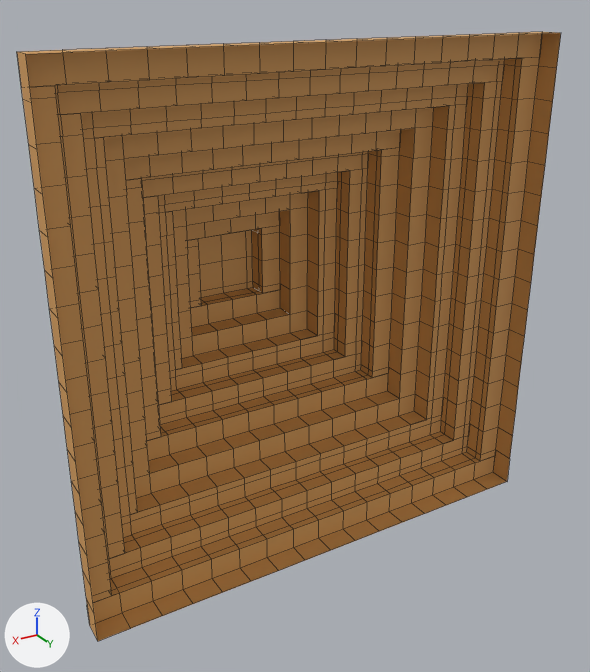
The FBX model forja-rapida/arte/fbx/Deco_Zona2.fbx as it was, and as the next commit left it.
Both versions are drawn from a 50 mm camera at (14.0, 20.7, 10.5) aimed at (-0.4, -3.2, -1.5). Lighting does not change. The marker at lower left points along +X, +Y and +Z. The older version comes first. Mesh edges are drawn as thin lines. Where no turn or scale is listed for an object, it has been applied to the vertices.

Objects in the first picture: 'Piramide_Piramide'.
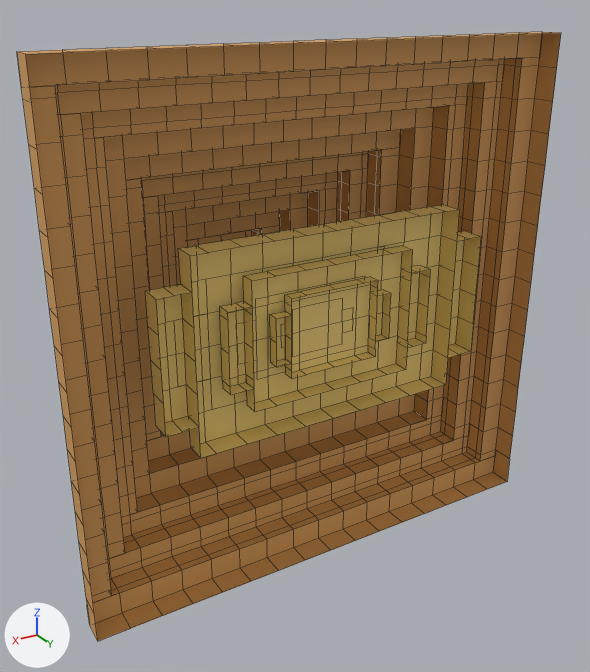
What the commit changed:
Material 'Duna' (mat_duna) is new.
Its base color is (0.888, 0.644, 0.195) (yellow #f2d27a).
Its roughness is 0.6.
Mesh me_duna_chica_arena is new.
It has 103 vertices, 72 faces and spans x -2.24..2.24, y -0.84..0.0, z -1.4..1.4.
It uses material mat_duna (yellow #f2d27a).
Mesh me_duna_grande_arena is new.
It has 309 vertices, 286 faces and spans x -6.16..6.16, y -2.52..0.0, z -3.36..3.36.
It uses material mat_duna (yellow #f2d27a).
Mesh me_duna_mediana_arena is new.
It has 232 vertices, 178 faces and spans x -3.92..3.92, y -1.4..0.0, z -2.24..2.24.
It uses material mat_duna (yellow #f2d27a).
Object 'Duna_Chica_Arena' (ob_duna_chica_arena) is new; it shows me_duna_chica_arena.
Its location is (0.0, 0.0, 0.0).
Object 'Duna_Grande_Arena' (ob_duna_grande_arena) is new; it shows me_duna_grande_arena.
Its location is (0.0, 0.0, 0.0).
Object 'Duna_Mediana_Arena' (ob_duna_mediana_arena) is new; it shows me_duna_mediana_arena.
Its location is (0.0, 0.0, 0.0).

Location of each change, [x1, y1, x2, y2] in pixels of the pictures (590 x 672 px):
'Duna_Grande_Arena', added (yellow)
    after: [145, 205, 481, 458]
'Duna_Mediana_Arena', added (yellow)
    after: [220, 246, 431, 412]
'Duna_Chica_Arena', added (yellow)
    after: [270, 277, 391, 379]
